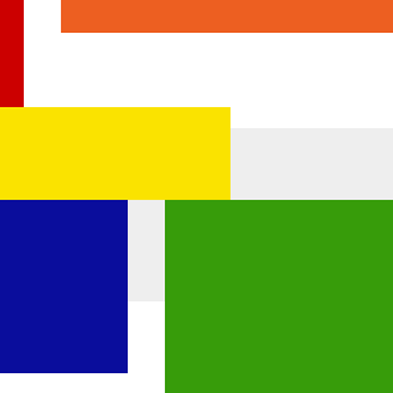
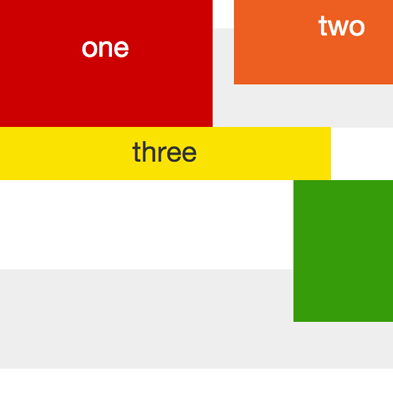
Layered file, before and after one edit (393px x 393px). Changes by layer:
added layer "Layer 1" above "stuck" over [0, 262, 288, 393]
showed "stuck", painted on it over [0, 0, 393, 393]
hid "dynamic - fake" over [0, 0, 393, 393]
hid "margins" over [0, 0, 393, 393]
hid "performance" over [0, 0, 393, 393]
